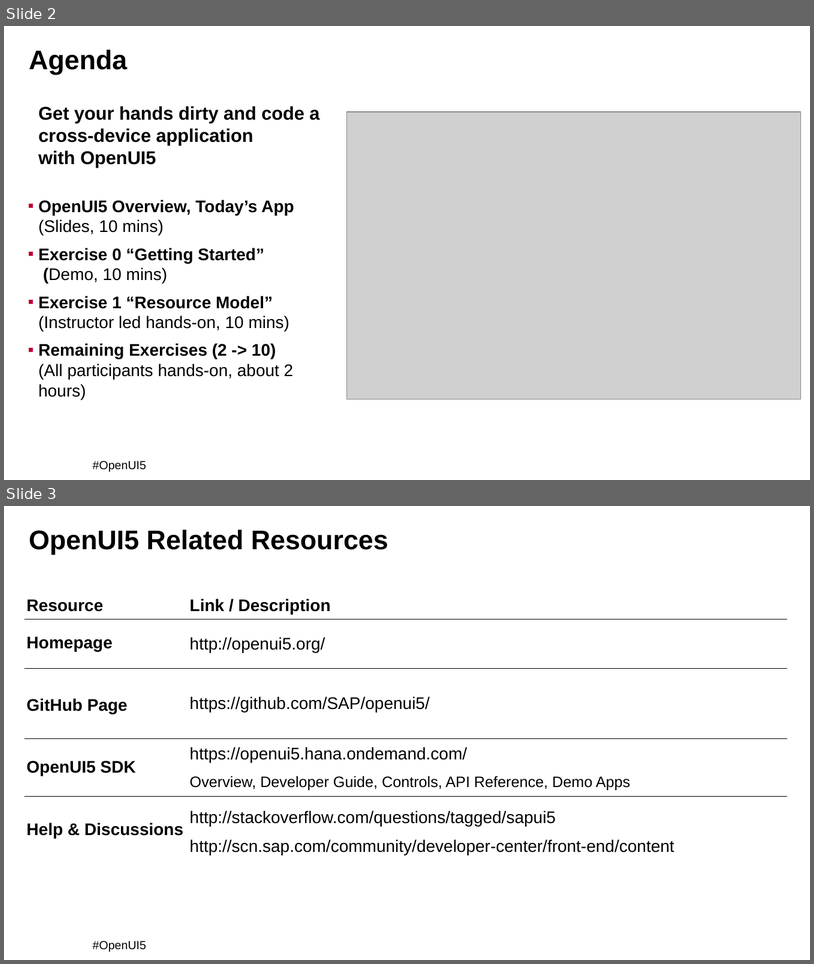
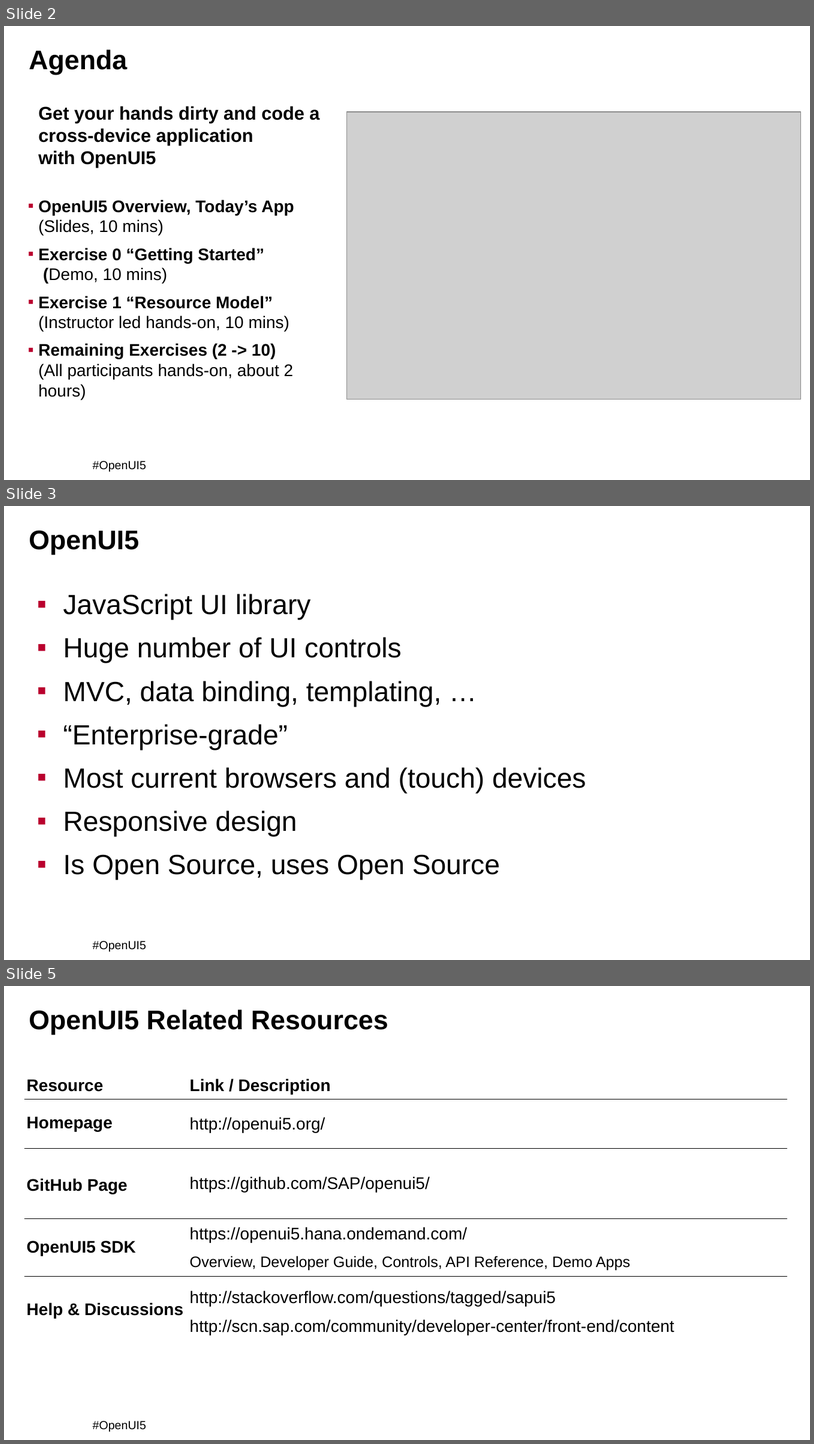
Before and after one commit to BluefinSolutions/OpenUI5-OSCON-2014, a slide deck: projects/OSCON-2014-Solutions/OSCON2014_Tutorial.ppt. Shown one above the other, each under a label of ours: slides 2 and 3 before the commit, slides 2, 3 and 5 after it; the slides between them are not shown. The pictures are 814x964 and 814x1444 pixels, drawn with LibreOffice and Linux fonts; fonts in the diff are those of the drawing; grey boxes stand for pictures; background and template pictures are left out. Boxes give left, top, right and bottom in pixels: in the first picture for what was removed or moved away, otherwise in the second. Text is boxed around its words. In the diff, an @@ line names an element or a change of style, - is before the commit and + after.

```diff
--- a/projects/OSCON-2014-Solutions/OSCON2014_Tutorial.ppt
+++ b/projects/OSCON-2014-Solutions/OSCON2014_Tutorial.ppt
@@ slide 3 added at bbox=[4, 506, 810, 960], background picture (left out); not listed: 1 template element that a slide beside it also shows @@
@@ title added at bbox=[29, 530, 139, 555], 32 pt, text #000000, bold @@
+OpenUI5
@@ text added at bbox=[63, 594, 587, 880], 33 pt, text #000000 @@
+▪ JavaScript UI library
+▪ Huge number of UI controls
+▪ MVC, data binding, templating, …
+▪ “Enterprise-grade”
+▪ Most current browsers and (touch) devices
+▪ Responsive design
+▪ Is Open Source, uses Open Source
@@ what was slide 3 is now slide 5 @@
```
Also in this commit, not shown: 1 other slide added.
